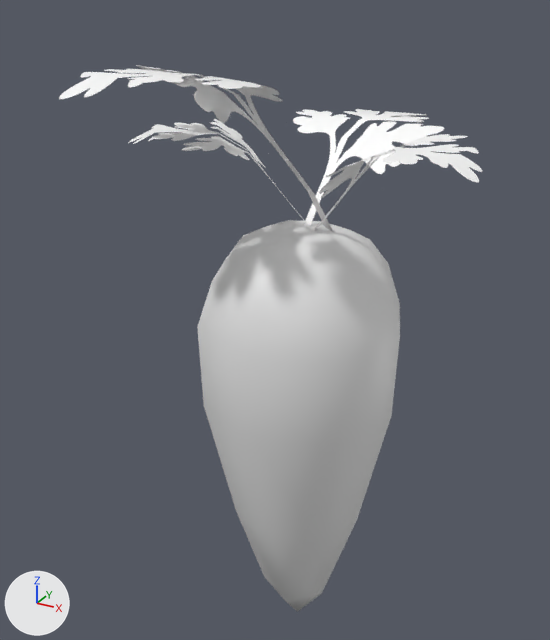
One commit to the FBX model Project Folder/Farm Attack 2 Attack of the Sigmas/Assets/Prefabs/Carrot/CarrotFBX.fbx: the scene before it, then after it.
Before and after are seen from a 50 mm lens placed at (4.72, -9.43, 5.73), pointed at (-0.38, -0.15, 1.09). The axes (+X, +Y, +Z) are drawn at lower left. The lights are the same throughout. The picture after the commit comes second. Where no turn or scale is listed for an object, it has been applied to the vertices.
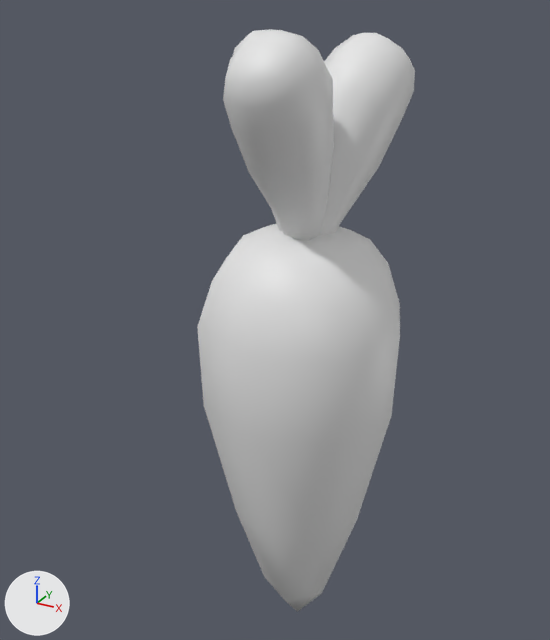
Where the change shows, as pixel boxes (x1, y1, x2, y2) in the pictures (550 x 640 px):
'Cube.001', added
    after: (223, 30, 334, 240)
'Cube.002', added
    after: (319, 33, 415, 236)
'Plane.003', deleted
    before: (59, 65, 332, 230)
'Plane', deleted
    before: (293, 109, 444, 226)
'Plane.001', deleted
    before: (314, 134, 482, 230)
'Plane.002', deleted
    before: (129, 119, 312, 230)
'Cube.003', added (mostly hidden)
    after: (233, 29, 282, 231)

What changed in the scene script:
```text
Add me_cube_004:
    me_cube_004.from_pydata(...)  # 58 vertices, 56 faces; spans x -0.68..0.65, y -1.34..0.65, z -2.01..1.29
Add me_cube_008:
    me_cube_008.from_pydata(...)  # 58 vertices, 56 faces; spans x -1.16..0.63, y -0.5..1.09, z -2.01..1.29
Add me_cube_007:
    me_cube_007.from_pydata(...)  # 58 vertices, 56 faces; spans x -0.46..0.91, y -0.64..1.27, z -2.01..1.29
Remove ob_plane:
    ob_plane = bpy.data.objects.new('Plane', me_plane)
    ob_plane.location = (0.26, 0.72, 3.56)
Remove ob_plane_003:
    ob_plane_003 = bpy.data.objects.new('Plane.003', me_plane_003)
    ob_plane_003.location = (-0.46, -0.54, 4.34)
Remove ob_plane_002:
    ob_plane_002 = bpy.data.objects.new('Plane.002', me_plane_002)
    ob_plane_002.location = (-0.47, -0.11, 3.56)
Remove ob_plane_001:
    ob_plane_001 = bpy.data.objects.new('Plane.001', me_plane_001)
    ob_plane_001.location = (0.71, -0.29, 3.56)
Add ob_cube_001:
    ob_cube_001 = bpy.data.objects.new('Cube.001', me_cube_004)
    ob_cube_001.location = (0.12, -0.4, 3.96)
Add ob_cube_003:
    ob_cube_003 = bpy.data.objects.new('Cube.003', me_cube_008)
    ob_cube_003.location = (-0.37, 0.18, 3.87)
Add ob_cube_002:
    ob_cube_002 = bpy.data.objects.new('Cube.002', me_cube_007)
    ob_cube_002.location = (0.19, 0.39, 3.85)
```
